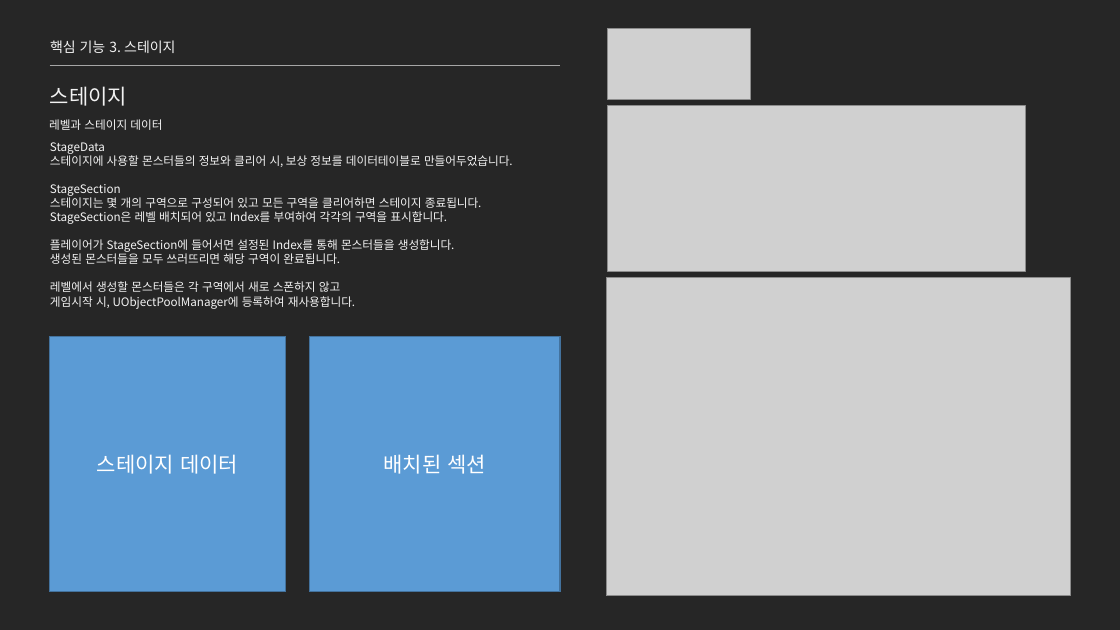
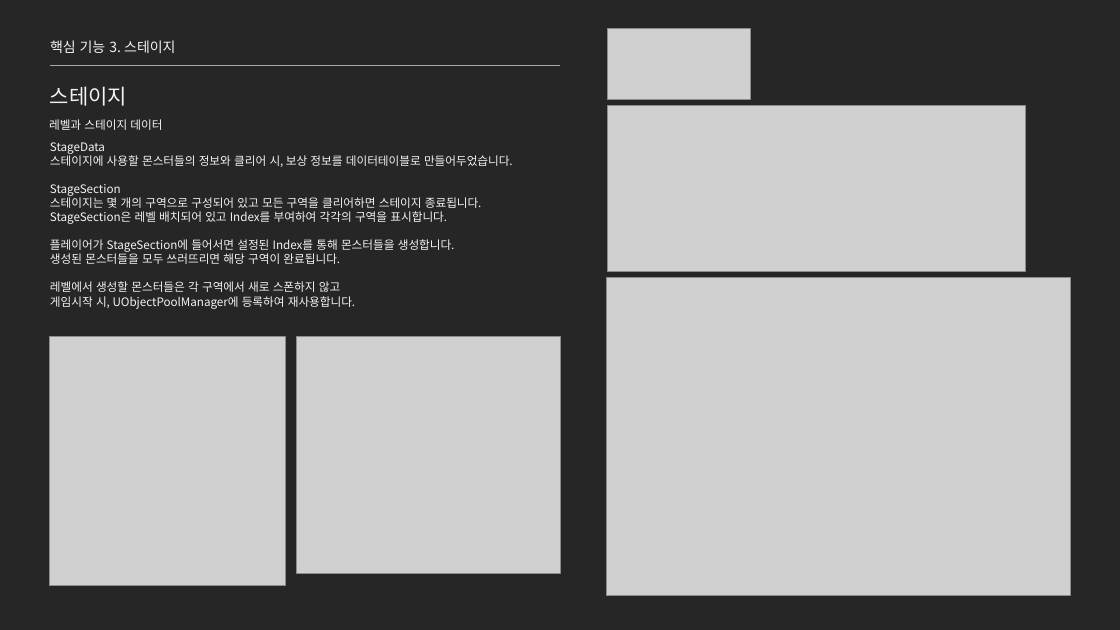
Before and after one commit to jhk0701/project-ARPGHunter, a slide deck: slide 21 of Docs/UnrealEngine_문서_김정환.pptx. Drawn at 1120x630 pixels with LibreOffice and Linux fonts; fonts in the diff are those of the drawing; grey boxes stand for pictures. Boxes give left, top, right and bottom in pixels: in the first picture for what was removed or moved away, otherwise in the second. Text is boxed around its words. In the diff, an @@ line names an element or a change of style, - is before the commit and + after.

Commit message:
Docs: 문서 업데이트

```diff
--- a/Docs/UnrealEngine_문서_김정환.pptx
+++ b/Docs/UnrealEngine_문서_김정환.pptx
@@ rectangle removed at (x1=50, y1=337, x2=286, y2=592) @@
-스테이지 데이터
@@ picture added at (x1=50, y1=337, x2=286, y2=586) @@
@@ picture added at (x1=297, y1=337, x2=561, y2=574) @@
@@ rectangle removed at (x1=310, y1=337, x2=560, y2=592) @@
-배치된 섹션
```
Also in this commit, not shown: 5 other slides changed, 3 other files.
